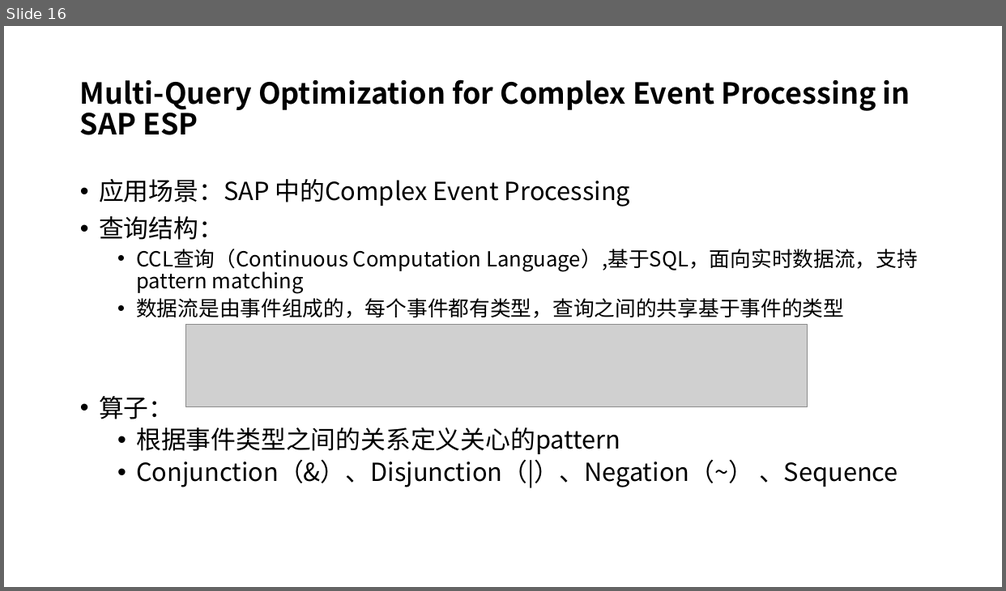
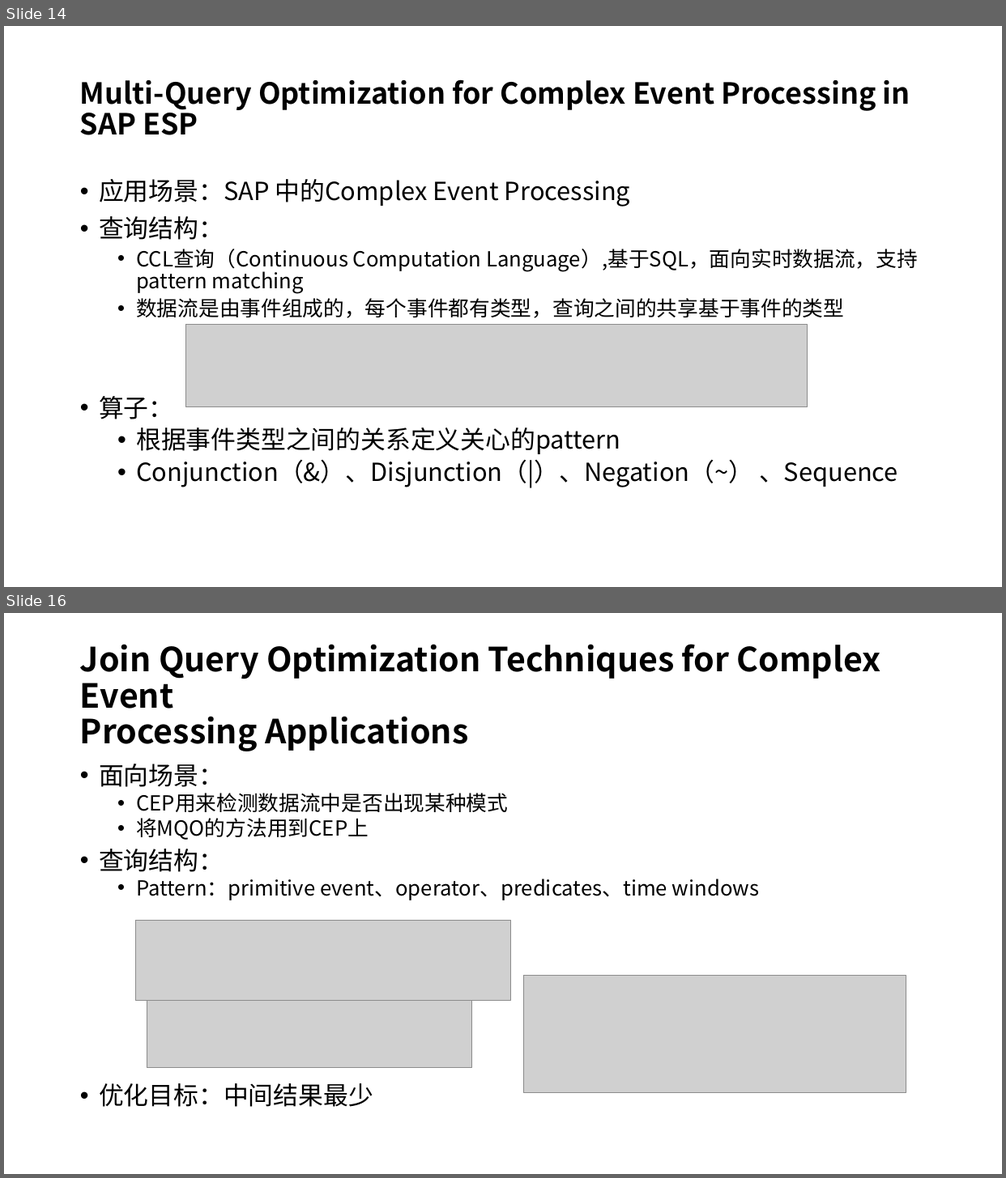
Before and after one commit to Issac-Newton/MQO, a slide deck: Hypercube.pptx. Shown one above the other, each under a label of ours: slide 16 before the commit, slides 14 and 16 after it; the slides between them are not shown. The pictures are 1006x591 and 1006x1178 pixels, drawn with LibreOffice and Linux fonts; fonts in the diff are those of the drawing; grey boxes stand for pictures. Boxes give left, top, right and bottom in pixels: in the first picture for what was removed or moved away, otherwise in the second. Text is boxed around its words. In the diff, an @@ line names an element or a change of style, - is before the commit and + after.

```diff
--- a/Hypercube.pptx
+++ b/Hypercube.pptx
@@ slide 16 added at (4,613,1002,1174), background #FFFFFF @@
@@ title added at (80,644,881,752), 32 pt, text #000000, bold @@
+Join Query Optimization Techniques for Complex Event
+Processing Applications
@@ text added at (99,764,759,1107), 20 pt, text #000000 @@
+• 面向场景：
+  • CEP用来检测数据流中是否出现某种模式
+  • 将MQO的方法用到CEP上
+• 查询结构：
+  • Pattern：primitive event、operator、predicates、time windows
+• 优化目标：中间结果最少
@@ picture added at (136,921,511,1001) @@
@@ picture added at (523,975,906,1093) @@
@@ picture added at (147,1001,471,1069) @@
@@ what was slide 16 is now slide 14 @@
```
Also in this commit, not shown: 1 slide changed, 3 other files.
